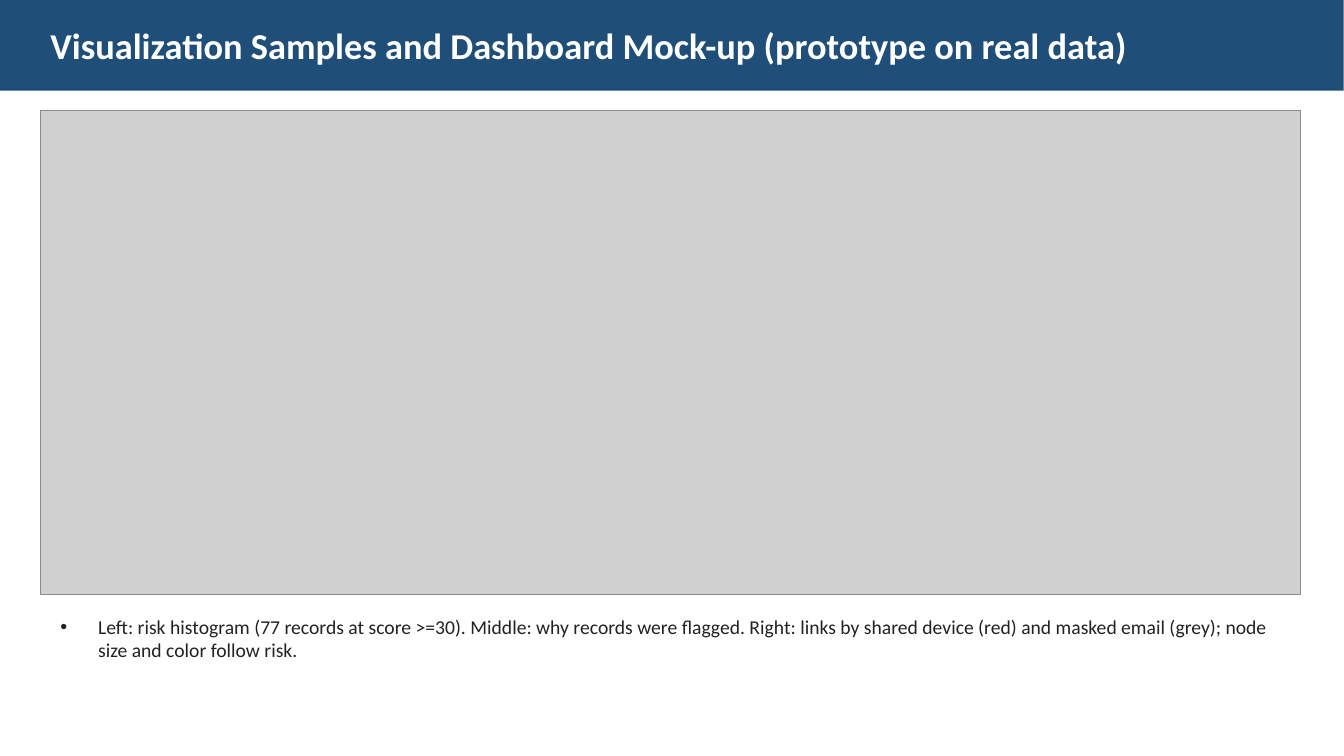
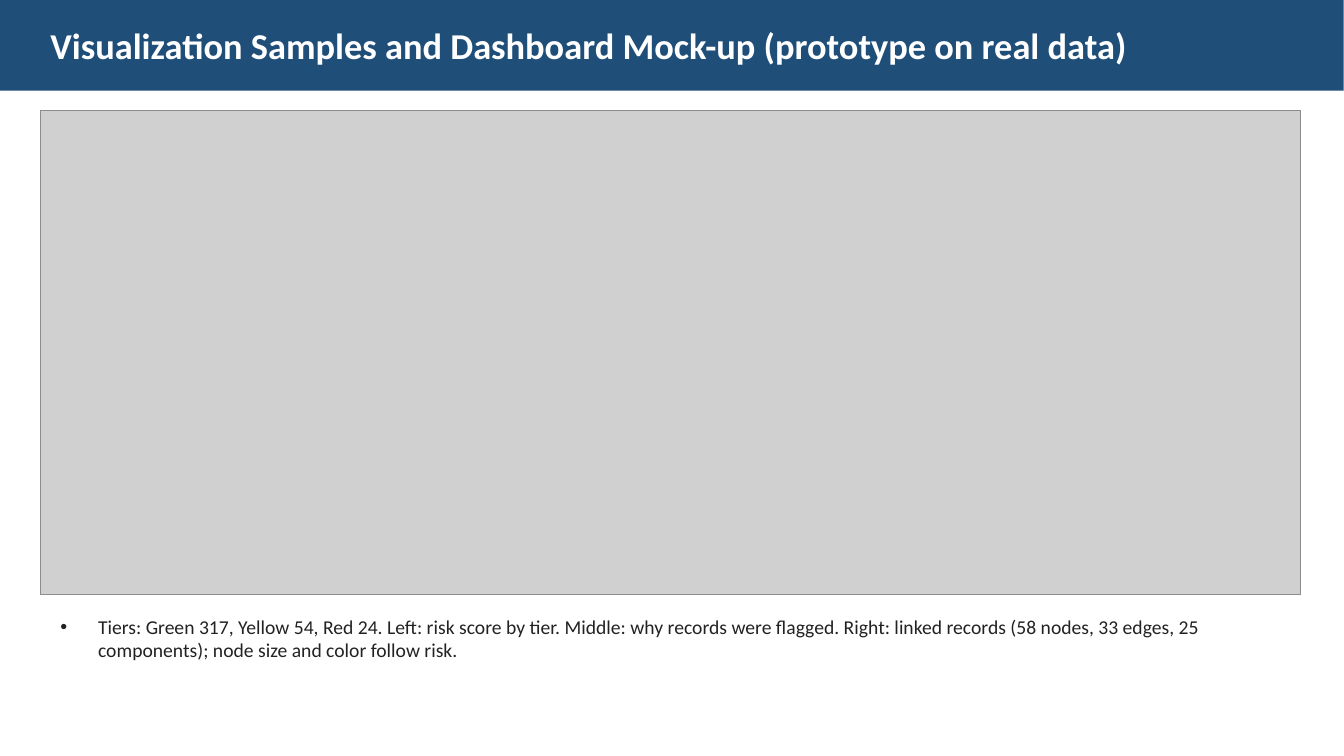
Before and after one commit to DLiu7/FraudGuard, a slide deck: slide 11 of PromoGuard_Stage1_Supplement.pptx (slide 10 before the commit). Drawn at 1344x756 pixels with LibreOffice and Linux fonts; fonts in the diff are those of the drawing; grey boxes stand for pictures. Boxes give left, top, right and bottom in pixels: in the first picture for what was removed or moved away, otherwise in the second. Text is boxed around its words. In the diff, an @@ line names an element or a change of style, - is before the commit and + after.

```diff
--- a/PromoGuard_Stage1_Supplement.pptx
+++ b/PromoGuard_Stage1_Supplement.pptx
@@ text at <box>98,620,1199,660</box>: text changed @@
-• Left: risk histogram (77 records at score >=30). Middle: why records were flagged. Right: links by shared device (red) and masked email (grey); node size and color follow risk.
+• Tiers: Green 317, Yellow 54, Red 24. Left: risk score by tier. Middle: why records were flagged. Right: linked records (58 nodes, 33 edges, 25 components); node size and color follow risk.
```
Also in this commit, not shown: 7 other slides changed, 1 slide added.
